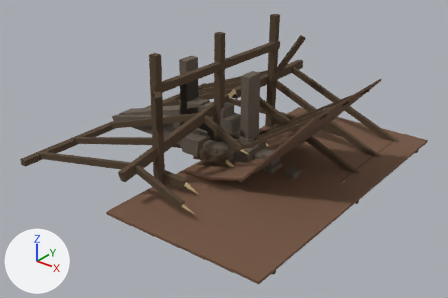
Renders of the Blender file source_assets/blender/architecture/SM_Farm_Ruins.blend from each side of a commit.
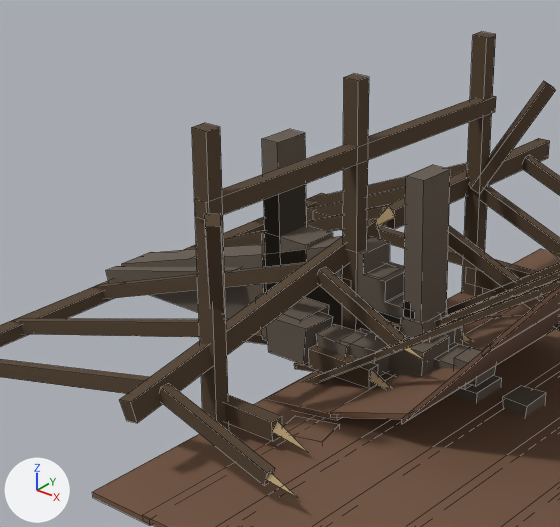
There are two pictures of each version: one whole from a camera (50 mm lens) standing at (8.08, -9.91, 6.31) and looking at (0.47, -0.4, 0.42), one close up on the part from 15% to 69% of the width and 0% to 76% of the height. Lighting does not change. The marker at lower left points along +X, +Y and +Z. The first two pictures are the older version. The close-ups show mesh edges as thin lines.

In view in the first close-up: 'SM_Farm_GableBreak', 'SM_Farm_InteriorFrame', 'SM_Farm_Jamb_Breach', 'SM_Farm_Jamb_Door', 'SM_Farm_JoistStubs', 'SM_Farm_RoofPan_Fallen', 'SM_Farm_RoofPan_Intact', 'SM_Farm_Rubble_Wall', 'SM_Farm_Truss', 'SM_Farm_WallStub_East' and 1 more.
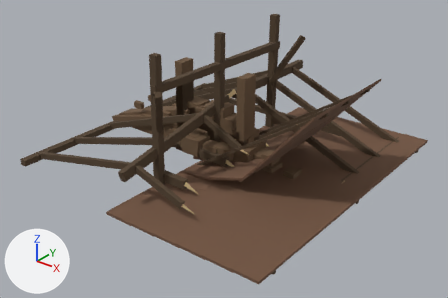
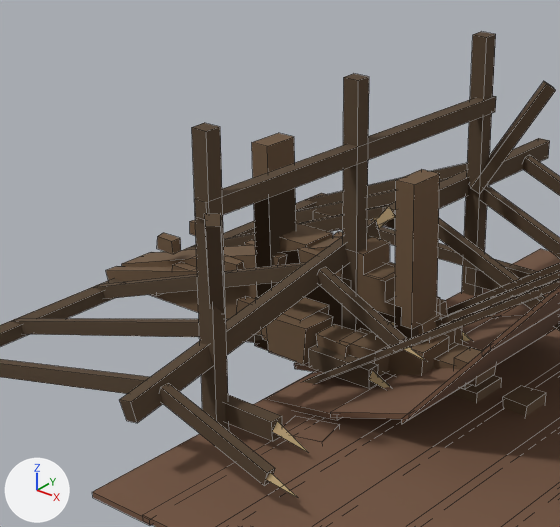
Changed parts and their boxes (x1, y1, x2, y2) in the close-ups (560 x 527 px; the box of a moved part takes in the faces that stretch with it):
'SM_Farm_GableBreak', reshaped (9% taller): before (106, 236, 546, 416); after (106, 220, 546, 416)
'SM_Farm_Jamb_Door', reshaped: before (262, 129, 450, 338); after (252, 133, 440, 340)
'SM_Farm_Jamb_Breach', reshaped (mostly hidden): before (264, 184, 447, 336); after (254, 189, 419, 351)
part 1 of me_sm_farm_gablebreak, added: after (190, 220, 196, 236)
part 2 of me_sm_farm_gablebreak, added: after (298, 247, 320, 263)
part 3 of me_sm_farm_gablebreak, added: after (153, 231, 343, 313)
part 4 of me_sm_farm_jamb_door, moved or reshaped: before (262, 129, 307, 287); after (252, 133, 296, 298)
part 5 of me_sm_farm_jamb_door, moved or reshaped: before (404, 165, 450, 338); after (395, 169, 440, 340)
part 6 of me_sm_farm_jamb_breach, moved or reshaped: before (264, 184, 307, 290); after (254, 189, 296, 298)
part 7 of me_sm_farm_jamb_breach, moved or reshaped (mostly hidden before): before (404, 301, 447, 336); after (395, 306, 419, 339)
part 8 of me_sm_farm_jamb_breach, moved or reshaped (not visible before): after (255, 339, 268, 351)

Diff of the bpy script that builds the scene:
```diff
--- a/source_assets/blender/architecture/SM_Farm_Ruins.blend.py
+++ b/source_assets/blender/architecture/SM_Farm_Ruins.blend.py
@@ me_sm_farm_gablebreak @@
 # used by ob_sm_farm_gablebreak; location = (0.0, 0.0, 0.0)
-me_sm_farm_gablebreak.from_pydata(...)  # 96 vertices, 62 faces; spans x -3.21..2.11, y -0.34..0.34, z 0.0..1.25
+me_sm_farm_gablebreak.from_pydata(...)  # 208 vertices, 146 faces; spans x -3.21..2.11, y -0.34..0.34, z 0.0..1.25
+# me_sm_farm_gablebreak part 1: the loose piece of 8 vertices spanning x 0.74..1.03, y -0.24..0.06, z 0.57..0.74 is copied, and the copy is scaled about its middle by (1.04, 0.367, 0.954), then moved by (-3.17, 0.33, 0.07); it spans x -2.43..-2.14, y 0.18..0.31, z 0.64..0.8
+# me_sm_farm_gablebreak part 2: the loose piece of 8 vertices spanning x 0.13..0.47, y -0.17..0.15, z 0.82..1.03 is copied, and the copy is scaled about its middle by (0.788, 0.366, 0.722), then moved by (-0.61, -0.23, 0.13); it spans x -0.45..-0.18, y -0.3..-0.18, z 0.98..1.13
+# me_sm_farm_gablebreak part 3: 88 vertices added at x -2.81..-0.19, y -0.31..0.31, z 0.07..1.13
+# other edits to the shape of me_sm_farm_gablebreak do not show in these pictures
 me_sm_farm_gablebreak.materials.append(mat_mat_farm_stone)
@@ me_sm_farm_jamb_door @@
 # used by ob_sm_farm_jamb_door; location = (0.0, 0.0, 0.0)
-me_sm_farm_jamb_door.from_pydata(...)  # 24 vertices, 18 faces; spans x -0.98..0.98, y -0.27..0.27, z 0.0..2.1
+me_sm_farm_jamb_door.from_pydata(...)  # 24 vertices, 18 faces; spans x -0.96..0.96, y -0.42..0.1, z 0.0..2.1
+# me_sm_farm_jamb_door part 4: the loose piece of 8 vertices spanning x -0.96..-0.76, y -0.2..0.2, z 0.0..2.1 is moved by (0.0, -0.15, 0.0)
+# me_sm_farm_jamb_door part 5: the loose piece of 8 vertices spanning x 0.76..0.96, y -0.2..0.2, z 0.0..2.1 is moved by (0.0, -0.15, 0.0)
+# other edits to the shape of me_sm_farm_jamb_door do not show in these pictures
 me_sm_farm_jamb_door.materials.append(mat_mat_farm_stone)
@@ me_sm_farm_jamb_breach @@
 # used by ob_sm_farm_jamb_breach; location = (0.0, 0.0, 0.0)
-me_sm_farm_jamb_breach.from_pydata(...)  # 28 vertices, 20 faces; spans x -0.98..0.98, y -0.27..0.27, z 0.0..1.72
+me_sm_farm_jamb_breach.from_pydata(...)  # 28 vertices, 20 faces; spans x -0.96..0.96, y -0.42..0.1, z 0.0..1.72
+# me_sm_farm_jamb_breach part 6: the loose piece of 8 vertices spanning x -0.96..-0.76, y -0.2..0.2, z 0.0..1.72 is moved by (0.0, -0.15, 0.0)
+# me_sm_farm_jamb_breach part 7: the loose piece of 12 vertices spanning x 0.76..0.96, y -0.2..0.2, z 0.0..0.89 is moved by (0.0, -0.15, 0.0)
+# me_sm_farm_jamb_breach part 8: the loose piece of 8 vertices spanning x -0.98..0.98, y -0.27..0.27, z 0.0..0.15 is scaled about its middle by (0.959, 0.963, 1), then moved by (0.0, -0.16, 0.0)
 me_sm_farm_jamb_breach.materials.append(mat_mat_farm_stone)
```
